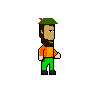
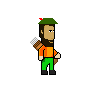
Revision of a layered 100x100 image; what changed, layer by layer:
added layer "Layer 9" over [30, 37, 58, 65]
